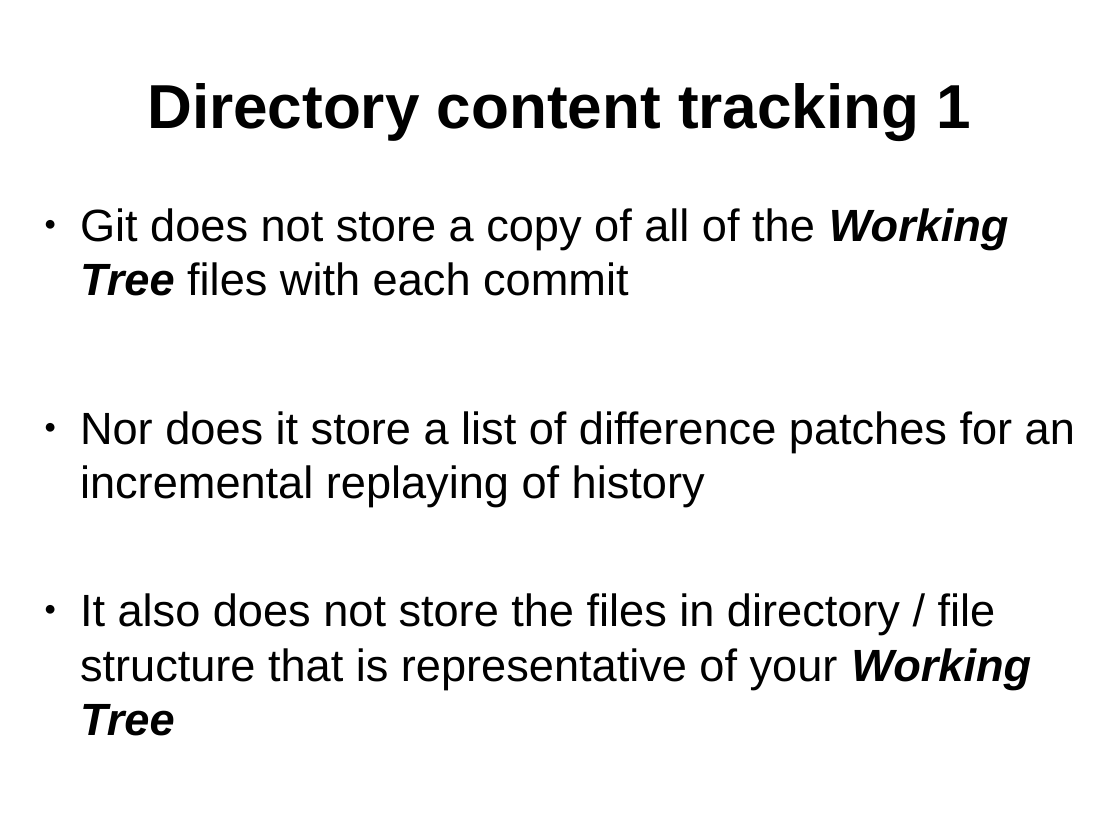
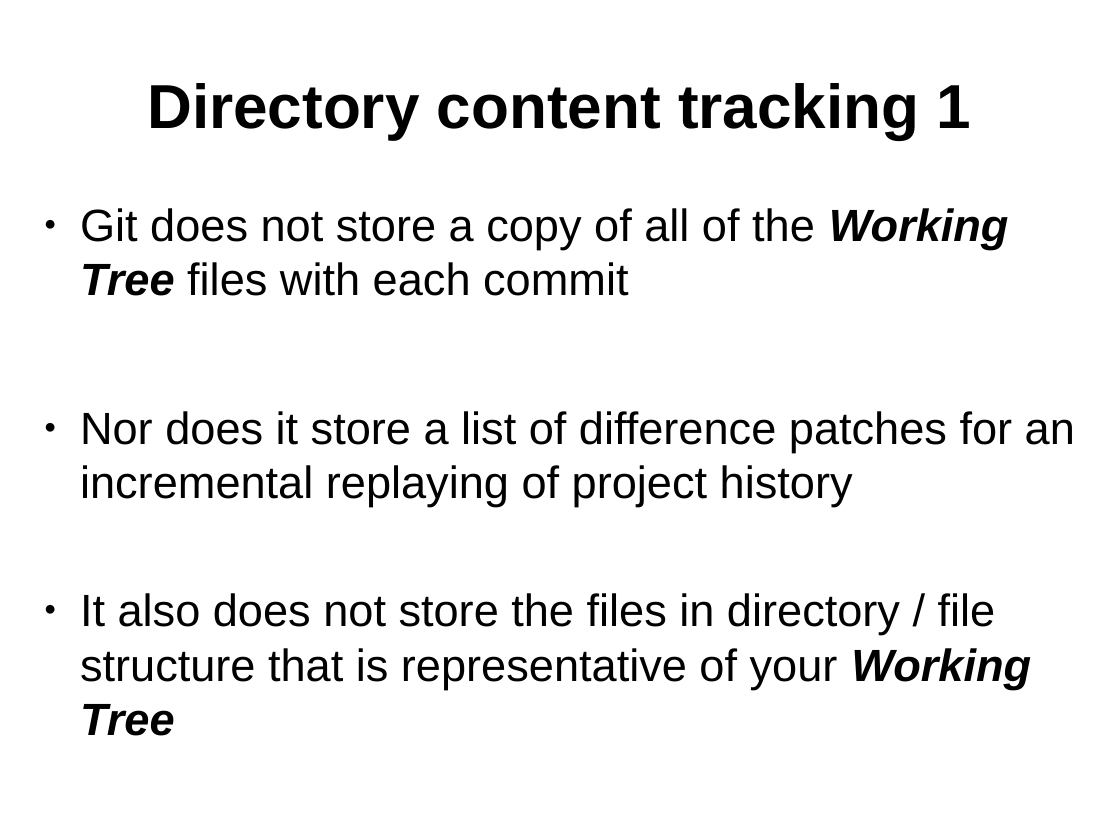
Before and after one commit to ifpingram/soslug, a slide deck: slide 9 of Understanding_Git_and_using_Github.odp (slide 11 before the commit). Drawn at 1120x840 pixels with LibreOffice and Linux fonts; fonts in the diff are those of the drawing. Boxes give left, top, right and bottom in pixels: in the first picture for what was removed or moved away, otherwise in the second. Text is boxed around its words. In the diff, an @@ line names an element or a change of style, - is before the commit and + after.

```diff
--- a/Understanding_Git_and_using_Github.odp
+++ b/Understanding_Git_and_using_Github.odp
@@ text at (80, 411, 1075, 507): text changed @@
-● Nor does it store a list of difference patches for an incremental replaying of history
+● Nor does it store a list of difference patches for an incremental replaying of project history
```
Also in this commit, not shown: 5 other slides changed, 6 slides added.
